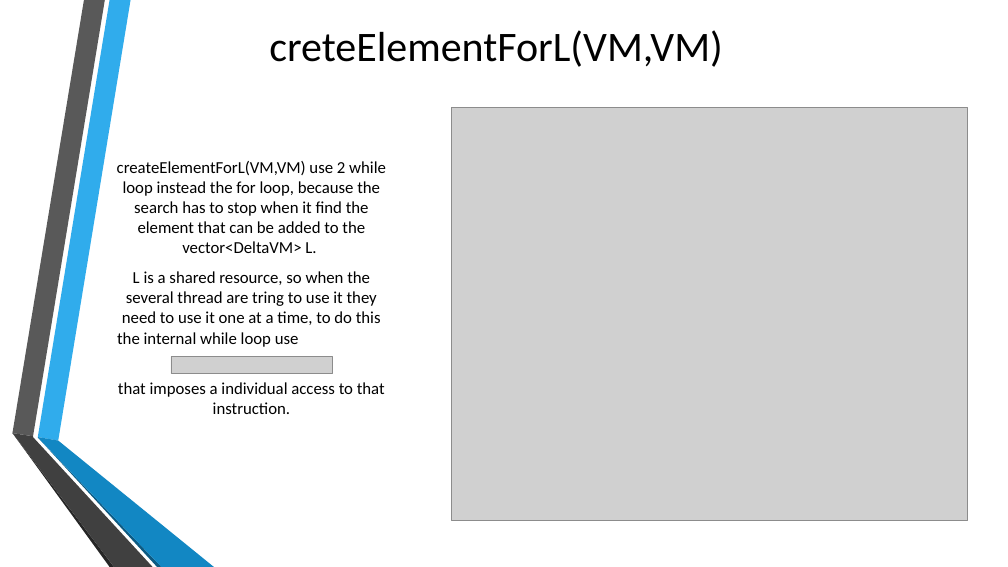
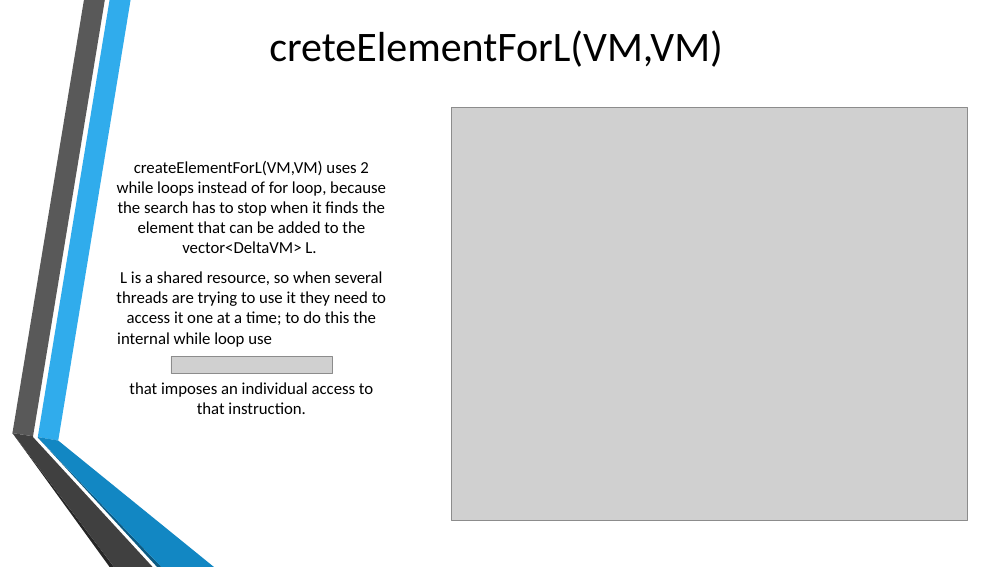
Before and after one commit to Mick95/ParallelProject, a slide deck: slide 7 of projectP/Presentation.pptx. Drawn at 1008x567 pixels with LibreOffice and Linux fonts; fonts in the diff are those of the drawing; grey boxes stand for pictures; background and template pictures are left out. Boxes give left, top, right and bottom in pixels: in the first picture for what was removed or moved away, otherwise in the second. Text is boxed around its words. In the diff, an @@ line names an element or a change of style, - is before the commit and + after.

```diff
--- a/projectP/Presentation.pptx
+++ b/projectP/Presentation.pptx
@@ text at [116, 161, 386, 414]: text changed @@
-createElementForL(VM,VM) use 2 while loop instead the for loop, because the search has to stop when it find the element that can be added to the vector<DeltaVM> L.
-L is a shared resource, so when the several thread are tring to use it they need to use it one at a time, to do this the internal while loop use
-that imposes a individual access to that instruction.
+createElementForL(VM,VM) uses 2 while loops instead of for loop, because the search has to stop when it finds the element that can be added to the vector<DeltaVM> L.
+L is a shared resource, so when several threads are trying to use it they need to access it one at a time; to do this the internal while loop use
+that imposes an individual access to that instruction.
```
Also in this commit, not shown: 9 other slides changed.
